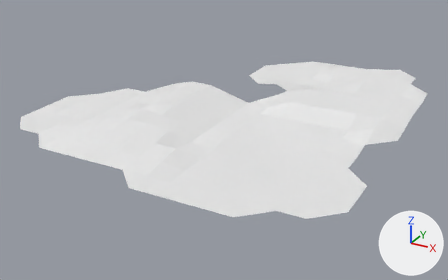
A saved change to the OBJ model Assets/Models/island3.obj.
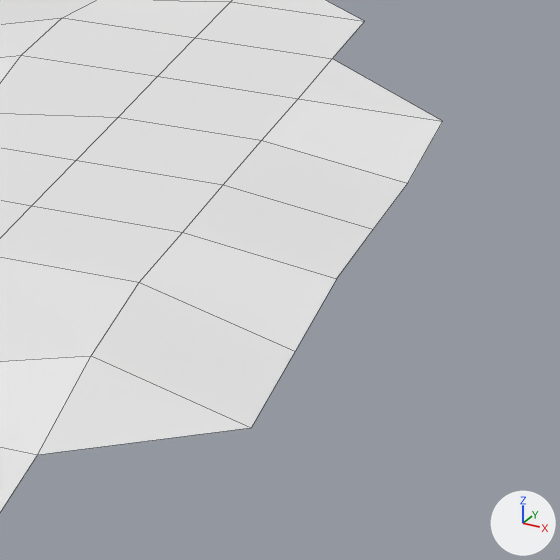
Each version appears first whole from a 50 mm camera at (5.29, -10.91, 4.65) aimed at (-0.49, -0.39, -0.61), and next in a close-up on the part from 80% to 99% of the width and 27% to 58% of the height. Every picture has the same lights, and +X, +Y and +Z are marked at lower right. The close-ups show mesh edges as thin lines. Where no turn or scale is listed for an object, it has been applied to the vertices.
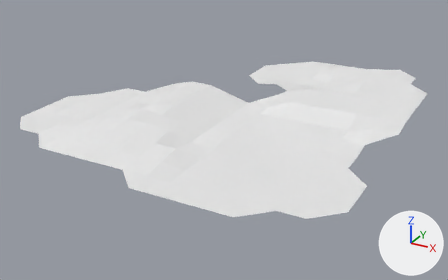
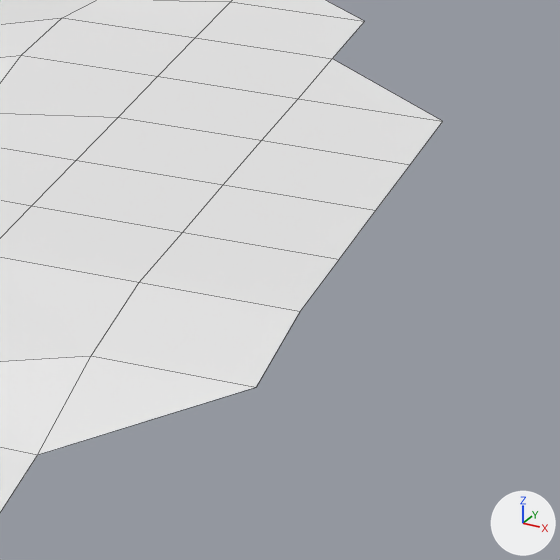
What changed in the scene script:
```text
Change me_plane:
    where me_plane.from_pydata(...)  # 196 vertices, 177 faces; spans x -4.0..3.06, y -4.0..4.0, z 0.0..0.31
    used by ob_plane; location = (0.0, 0.0, 0.0)
    before: 134 (3.06, 0.71, 0.19) at pixel (336, 278), 141 (3.06, 1.18, 0.19) at pixel (373, 229), 149 (3.06, 1.65, 0.19) at pixel (407, 183)
    me_plane part 1
    add for i in [134, 141, 149]: me_plane.vertices[i].co += Vector((0.0, 0.0, 0.06))
    me_plane.vertices[194].co: (3.06, 0.24, 0.12) -> (3.06, 0.24, 0.25)  # pixel (295, 351) -> pixel (300, 311)
    me_plane.vertices[195].co: (3.06, -0.24, 0.06) -> (3.06, -0.24, 0.19)  # pixel (251, 427) -> pixel (256, 387)
```

What differs and where, as boxes (x1, y1, x2, y2) in the close-ups (560 x 560 px; the box of a moved part takes in the faces that stretch with it):
part 1 of me_plane, moved or reshaped: (38, 99, 443, 455) in both
